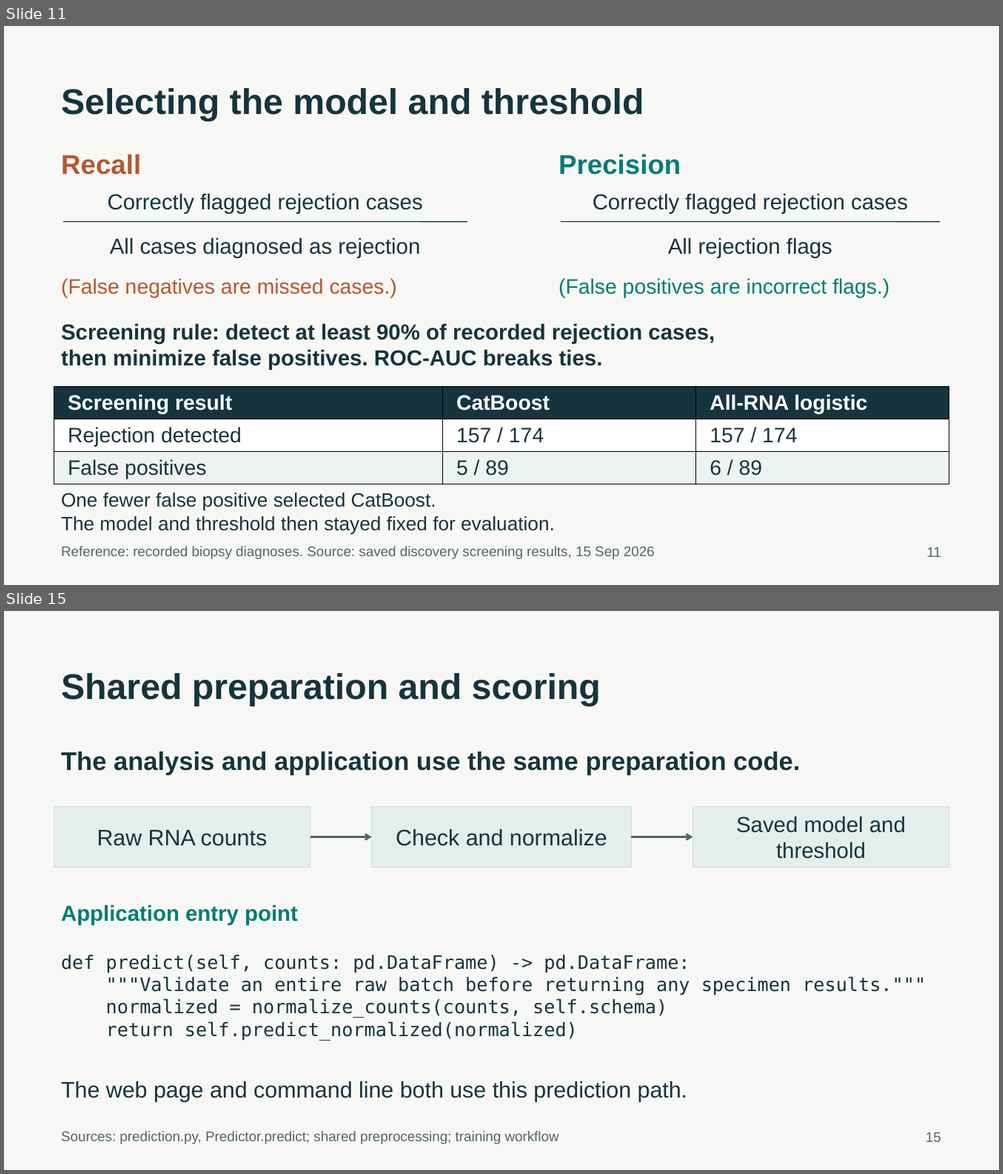
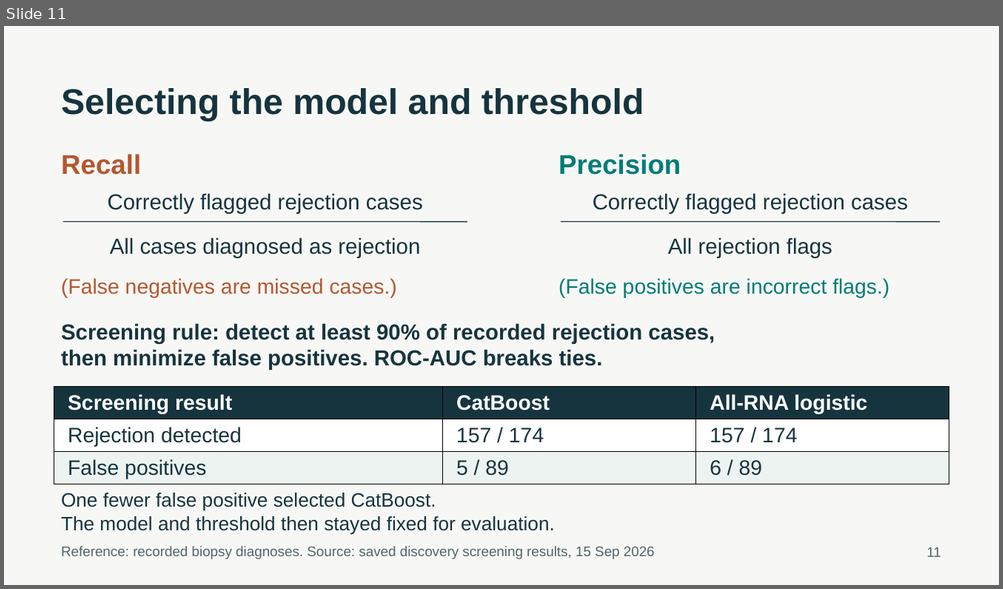
Before and after one commit to ca34525/Kidney-Biopsy-Rejection-Classifier, a slide deck: presentation/unos_kidney_biopsy.pptx. Shown one above the other, each under a label of ours: slides 11 and 15 before the commit, slide 11 after it; the slides between them are not shown. The pictures are 1003x1174 and 1003x589 pixels, drawn with LibreOffice and Linux fonts; fonts in the diff are those of the drawing. Boxes give left, top, right and bottom in pixels: in the first picture for what was removed or moved away, otherwise in the second. Text is boxed around its words. In the diff, an @@ line names an element or a change of style, - is before the commit and + after.

```diff
--- a/presentation/unos_kidney_biopsy.pptx
+++ b/presentation/unos_kidney_biopsy.pptx
@@ slide 15 removed at [4,611,999,1170], background #F7F8F5 @@
@@ text removed at [61,673,600,706] @@
-Shared preparation and scoring
@@ text removed at [61,752,800,775] @@
-The analysis and application use the same preparation code.
@@ rectangle removed at [54,806,310,867] @@
-Raw RNA counts
@@ rectangle removed at [372,806,632,867] @@
-Check and normalize
@@ rectangle removed at [693,806,949,867] @@
-Saved model and threshold
@@ arrow removed from (310, 837) to (372, 837) @@
@@ arrow removed from (632, 837) to (693, 837) @@
@@ text removed at [61,905,298,925] @@
-Application entry point
@@ text removed at [61,954,925,1041] @@
-def predict(self, counts: pd.DataFrame) -> pd.DataFrame:
-"""Validate an entire raw batch before returning any specimen results."""
-normalized = normalize_counts(counts, self.schema)
-return self.predict_normalized(normalized)
@@ text removed at [61,1082,688,1102] @@
-The web page and command line both use this prediction path.
@@ text removed at [61,1131,559,1145] @@
-Sources: prediction.py, Predictor.predict; shared preprocessing; training workflow
@@ text removed at [925,1133,941,1142] @@
-15
```
Also in this commit, not shown: 4 slides changed, 2 slides added, 6 other slides removed, 44 other files.
